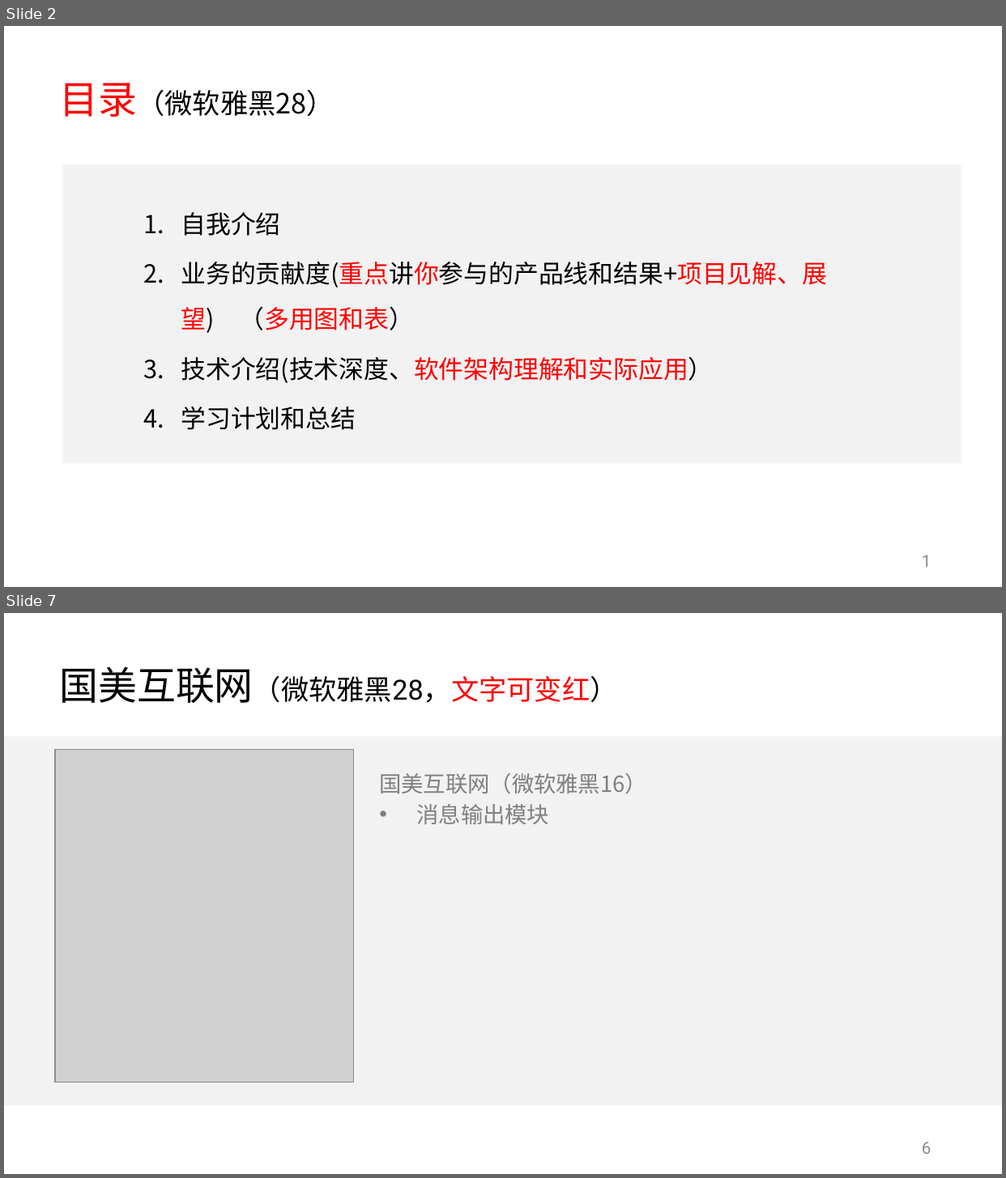
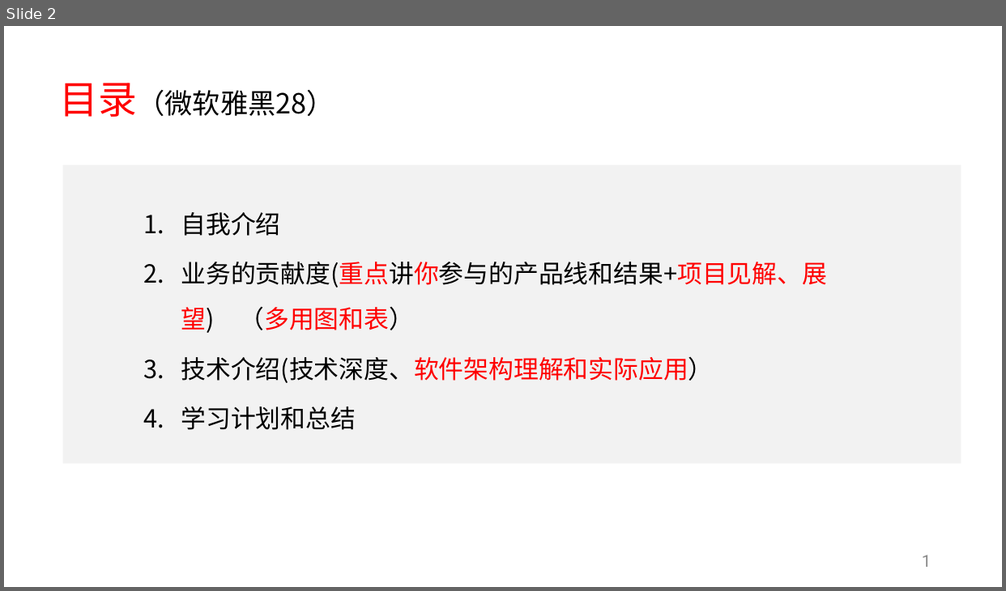
Before and after one commit to KuiShang/skilTree, a slide deck: 国美互联网PPT答辩模版.pptx. Shown one above the other, each under a label of ours: slides 2 and 7 before the commit, slide 2 after it; the slides between them are not shown. The pictures are 1006x1178 and 1006x591 pixels, drawn with LibreOffice and Linux fonts; fonts in the diff are those of the drawing; grey boxes stand for pictures; background and template pictures are left out. Boxes give left, top, right and bottom in pixels: in the first picture for what was removed or moved away, otherwise in the second. Text is boxed around its words. In the diff, an @@ line names an element or a change of style, - is before the commit and + after.

```diff
--- a/国美互联网PPT答辩模版.pptx
+++ b/国美互联网PPT答辩模版.pptx
@@ slide 7 removed at (4, 613, 1002, 1174), background #FFFFFF @@
@@ title removed at (60, 666, 618, 703) @@
-国美互联网（微软雅黑28，文字可变红）
@@ rectangle removed at (4, 737, 1002, 1106) @@
@@ picture removed at (55, 750, 353, 1083) @@
@@ text removed at (379, 773, 647, 824) @@
-国美互联网（微软雅黑16）
-• 消息输出模块
@@ page number removed at (922, 1142, 931, 1154) @@
-6
```
Also in this commit, not shown: 8 slides changed, 7 slides added, 2 other slides removed, 23 other files.
